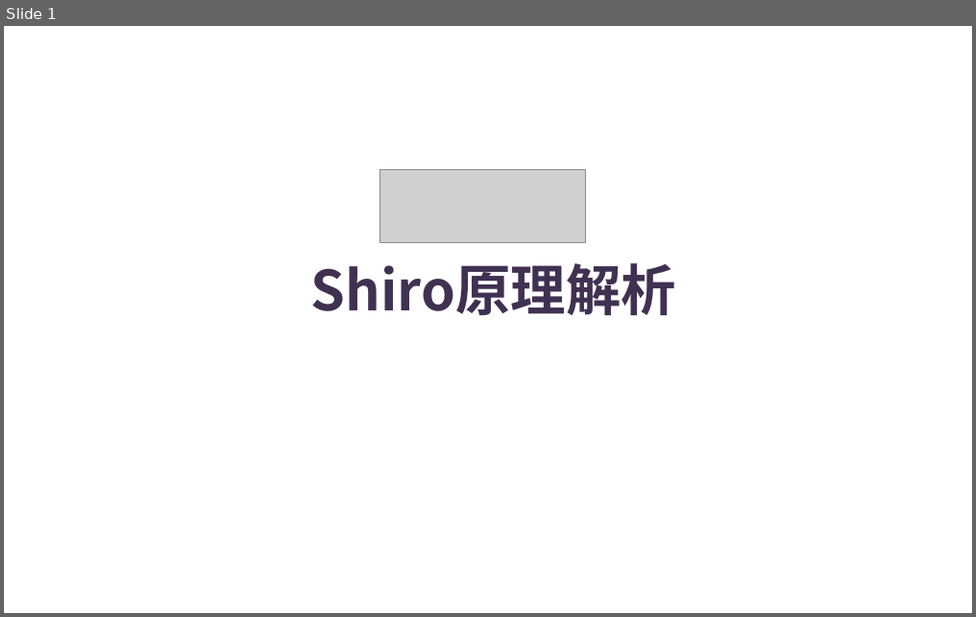
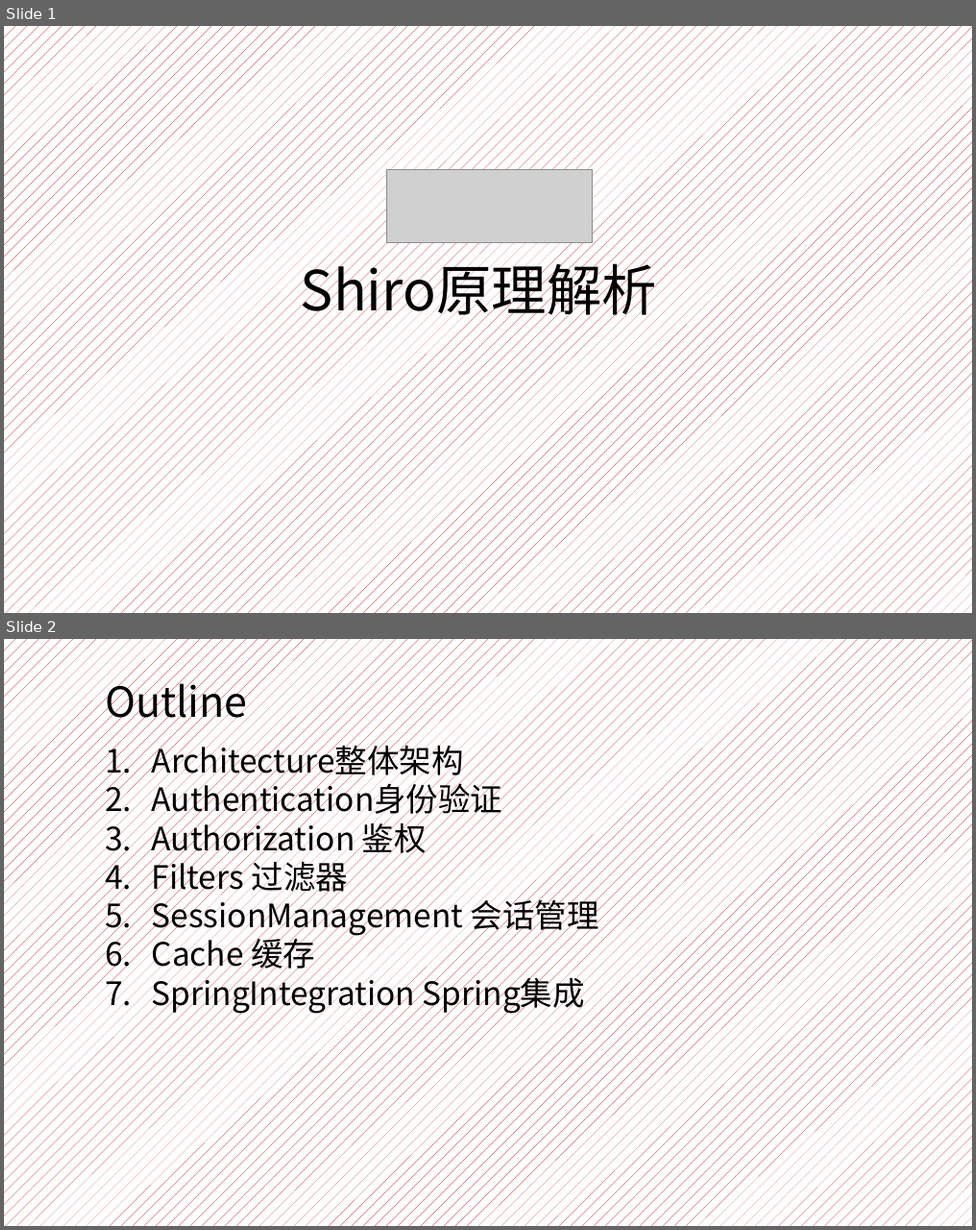
Before and after one commit to yanghaikun/shiro-in-action, a slide deck: shiro原理解析.pptx. Shown one above the other, each under a label of ours: slide 1 before the commit, slides 1 and 2 after it. The pictures are 976x617 and 976x1230 pixels, drawn with LibreOffice and Linux fonts; fonts in the diff are those of the drawing; grey boxes stand for pictures; background and template pictures are left out. Boxes give left, top, right and bottom in pixels: in the first picture for what was removed or moved away, otherwise in the second. Text is boxed around its words. In the diff, an @@ line names an element or a change of style, - is before the commit and + after.

```diff
--- a/shiro原理解析.pptx
+++ b/shiro原理解析.pptx
@@ slide 2 added at bbox=[4, 639, 972, 1226], background pattern #C00000 on #FFFFFF @@
@@ text added at bbox=[105, 675, 248, 726], 36 pt, text #000000 @@
+Outline
@@ text added at bbox=[152, 740, 599, 1013], 28 pt, text #000000 @@
+1. Architecture整体架构
+2. Authentication身份验证
+3. Authorization 鉴权
+4. Filters 过滤器
+5. SessionManagement 会话管理
+6. Cache 缓存
+7. SpringIntegration Spring集成
@@ slide 1 changed as well @@
@@ background picture (left out) to pattern #C00000 on #FFFFFF @@
@@ picture: place and size @@
-picture at bbox=[379, 169, 586, 243]
+picture at bbox=[386, 169, 592, 243]
@@ text "Shiro原理解析": place and size @@
-text "Shiro原理解析" at bbox=[311, 263, 676, 315]
+text "Shiro原理解析" at bbox=[301, 254, 657, 325]
@@ text "Shiro原理解析" at bbox=[301, 254, 657, 325]: text colour #403152 to #000000, bold off @@
```
Also in this commit, not shown: 4 other slides changed, 13 other slides added, 23 slides removed.
